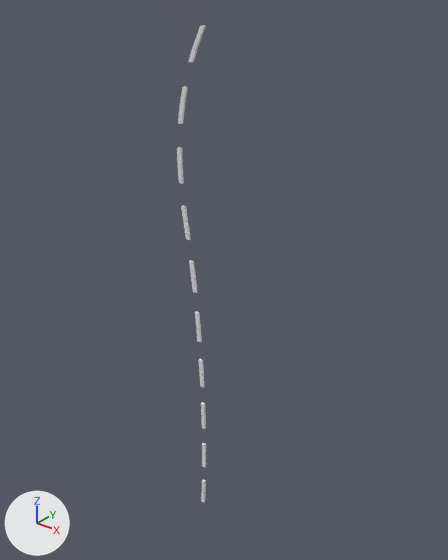
A saved change to the Blender file bent_skyscraper/bent_skyscraper.blend.
The view is the same before and after, from a 50 mm camera at (10.65, -18.43, 24.11) aimed at (-1.7, -2.99, 14.54). Lighting does not change. The marker at lower left points along +X, +Y and +Z.

Before the edit, the objects in view are built like this:
```python
me_cube_001 = bpy.data.meshes.new('Cube.001')
me_cube_001.from_pydata(...)  # 600 vertices, 580 faces; spans x -3.2..-2.0, y -3.5, z 0.0..18.9
ob_cube = bpy.data.objects.new('Cube', me_cube_001)
ob_cube.location = (0.0, 0.0, 4.0)
```
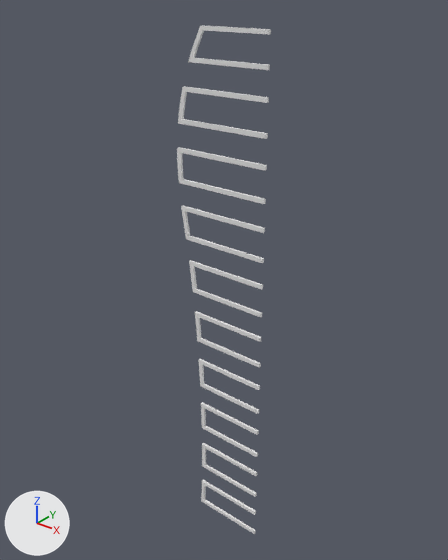
Commit message: extrude window cases

Location of each change, [x1, y1, x2, y2] in pixels of the pictures (448 x 560 px):
'Cube', reshaped (217% wider, 6% taller)
    before: [177, 25, 206, 503]
    after: [177, 25, 271, 534]
part 1 of me_cube_001, built on
    before: [181, 26, 206, 502]
    after: [181, 26, 271, 534]

The change, as a diff of the scene's bpy script:
```diff
--- a/bent_skyscraper/bent_skyscraper.blend.py
+++ b/bent_skyscraper/bent_skyscraper.blend.py
@@ me_cube_001 @@
 # used by ob_cube; location = (0.0, 0.0, 4.0)
-me_cube_001.from_pydata(...)  # 600 vertices, 580 faces; spans x -3.2..-2.0, y -3.5, z 0.0..18.9
+me_cube_001.from_pydata(...)  # 720 vertices, 700 faces; spans x -3.2..0.3, y -3.5, z 0.0..18.9
+# me_cube_001 part 1
+# 40 faces are deleted
+# 6 vertices are added at (0.3, -3.5, 18.9), (0.3, -3.5, 18.9), (0.3, -3.5, 18.8), (0.3, -3.5, 18.8), (0.3, -3.5, 18.7), (0.3, -3.5, 18.7)
+# 44 new vertices lie (2.6, 0.0, 0.0) away from vertices in x -2.3, y -3.5, z 0.1..7.2
+# 12 new vertices lie (2.7, 0.0, 0.0) away from vertices in x -2.4, y -3.5, z 0.0..18.0
+# 12 new vertices lie (3.1, 0.0, 0.0) away from vertices in x -2.8, y -3.5, z 11.9..17.1
+# 12 new vertices lie (3.3, 0.0, 0.0) away from vertices in x -3.0, y -3.5, z 13.0..16.1
+# 12 new vertices lie (3.4, 0.0, 0.0) away from vertices in x -3.1, y -3.5, z 13.9..15.1
+# 10 new vertices lie (2.8, 0.0, 0.0) away from vertices in x -2.5, y -3.5, z 9.0..17.9
+# 6 new vertices lie (2.9, 0.0, 0.0) away from vertices in x -2.6, y -3.5, z 10.0..10.1
+# 6 new vertices lie (3.0, 0.0, 0.0) away from vertices in x -2.7, y -3.5, z 11.0..11.2
+# 160 new faces join them
```
